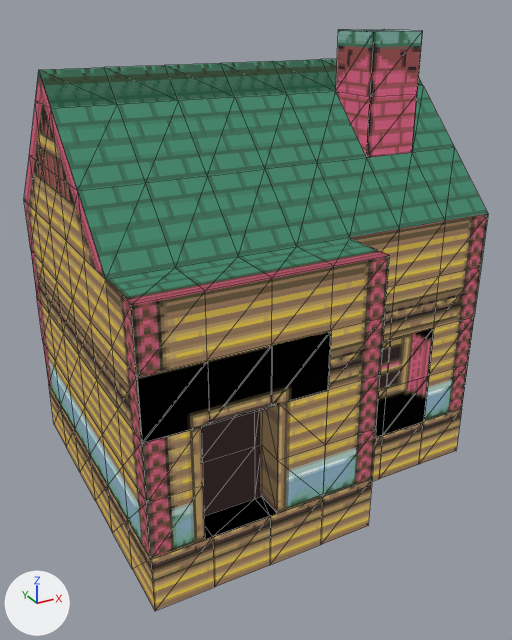
An edit to the glTF model Graphics/Scenario/fierro/house4.glb, drawn before and after from the same camera.
One viewpoint serves both versions: a 50 mm camera at (-5.55, -10.81, 7.33) aimed at (0.17, -0.4, 2.13). The lights are fixed; the arrows at lower left show +X, +Y and +Z. Mesh edges are drawn as thin lines. Vertices at the same position are counted once.

The older version as bpy lines, for what is in view:
```python
me_cube_011 = bpy.data.meshes.new('Cube.011')
me_cube_011.from_pydata(...)  # 248 vertices, 436 faces; spans x -3.0..4.0, y -3.02..3.0, z -1.0..7.0
me_cube_011.materials.append(mat_z_forest5)
ob_scenario_004 = bpy.data.objects.new('Scenario.004', me_cube_011)
ob_scenario_004.location = (0.0, 0.0, 0.0)
```
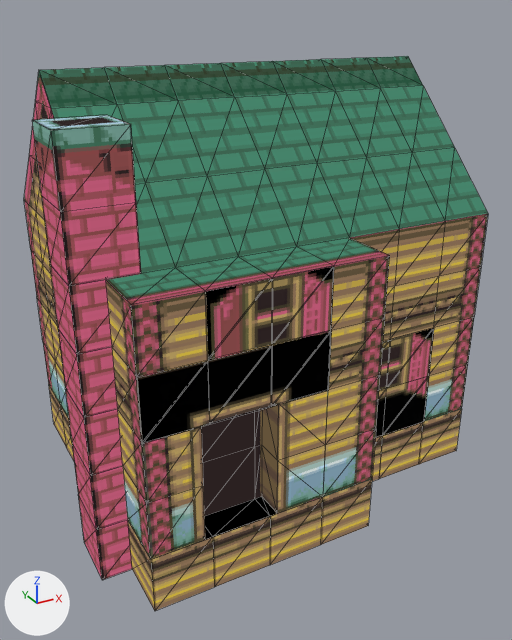
Diff of the bpy script that builds the scene:
```diff
--- a/Graphics/Scenario/fierro/house4.glb.py
+++ b/Graphics/Scenario/fierro/house4.glb.py
@@ me_cube_011 @@
 # used by ob_scenario_004; location = (0.0, 0.0, 0.0)
-me_cube_011.from_pydata(...)  # 248 vertices, 436 faces; spans x -3.0..4.0, y -3.02..3.0, z -1.0..7.0
+me_cube_011.from_pydata(...)  # 258 vertices, 436 faces; spans x -3.02..4.0, y -3.02..3.0, z -1.0..6.5
+# me_cube_011 part 1: the loose piece of 9 vertices spanning x 1.0..3.0, y -2.02, z 0.0..2.0 is copied, and the copy is moved by (-3.0, -1.0, 2.0); it spans x -2.0..0.0, y -3.02, z 2.0..4.0
+# me_cube_011 part 2
+# 8 vertices are removed from x 2.0..3.0, y -1.0..0.0, z 5.0..7.0
+# 16 faces are deleted
 me_cube_011.materials.append(mat_z_forest5)
@@ me_cube_001 @@
+me_cube_001.from_pydata(...)  # 32 vertices, 58 faces; spans x -3.5..-2.5, y -2.0..-1.0, z -1.0..6.0
+me_cube_001.materials.append(mat_z_forest5)
@@ ob_scenario_001 @@
+ob_scenario_001 = bpy.data.objects.new('Scenario.001', me_cube_001)
+ob_scenario_001.location = (0.0, 0.0, 0.0)
```

Changed parts and their boxes [x1, y1, x2, y2] in the pictures (512 x 640 px):
'Scenario.004', reshaped
    before: [24, 29, 488, 611]
    after: [24, 56, 488, 611]
'Scenario.001', added
    after: [32, 115, 141, 580]
part 1 of me_cube_011, added
    after: [206, 267, 334, 361]
part 2 of me_cube_011, deleted (pink)
    before: [336, 29, 423, 158]
